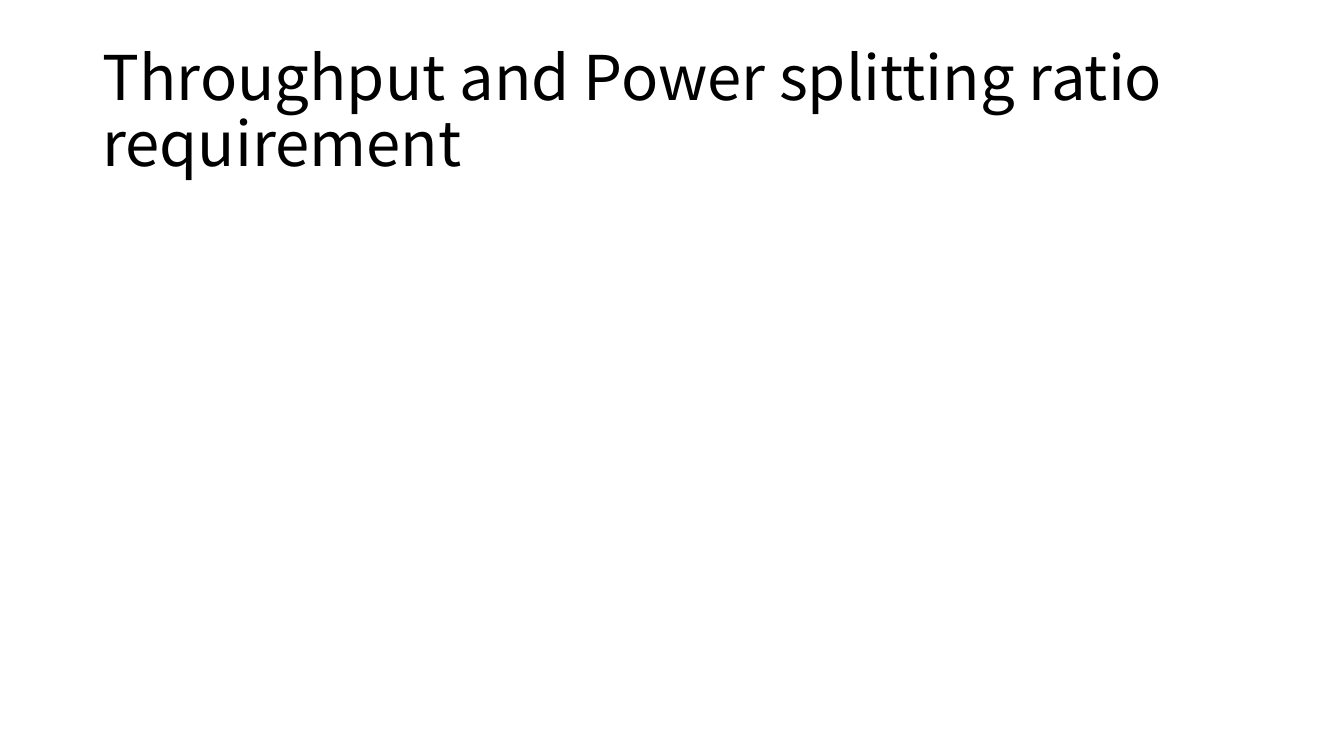
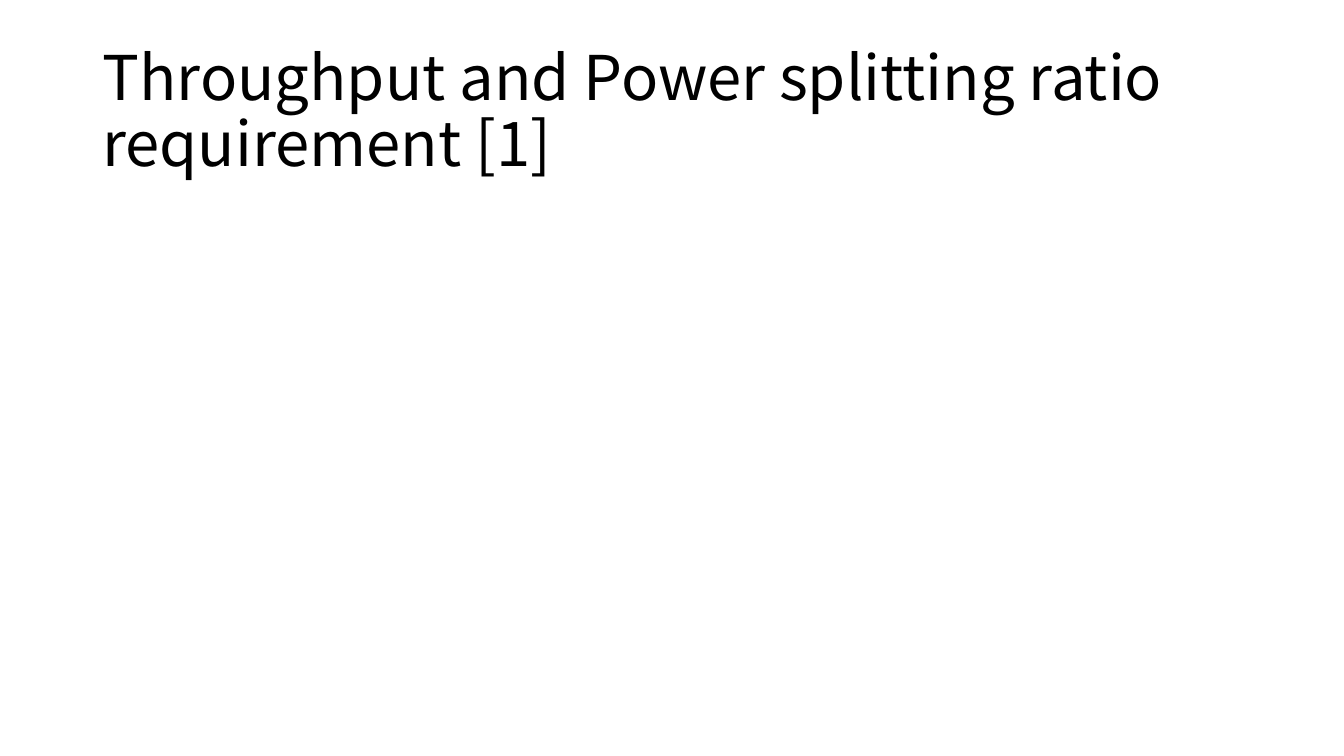
Before and after one commit to lyb1234567/Third-year-lectures, a slide deck: slide 13 of EEE380/Second Marker.pptx (slide 15 before the commit). Drawn at 1344x756 pixels with LibreOffice and Linux fonts; fonts in the diff are those of the drawing; grey boxes stand for pictures. Boxes give left, top, right and bottom in pixels: in the first picture for what was removed or moved away, otherwise in the second. Text is boxed around its words. In the diff, an @@ line names an element or a change of style, - is before the commit and + after.

```diff
--- a/EEE380/Second Marker.pptx
+++ b/EEE380/Second Marker.pptx
@@ title at <box>102,51,1162,180</box>: text changed @@
-Throughput and Power splitting ratio requirement
+Throughput and Power splitting ratio requirement [1]
```
Also in this commit, not shown: 28 other slides changed, 6 slides added, 4 slides removed, 22 other files.
